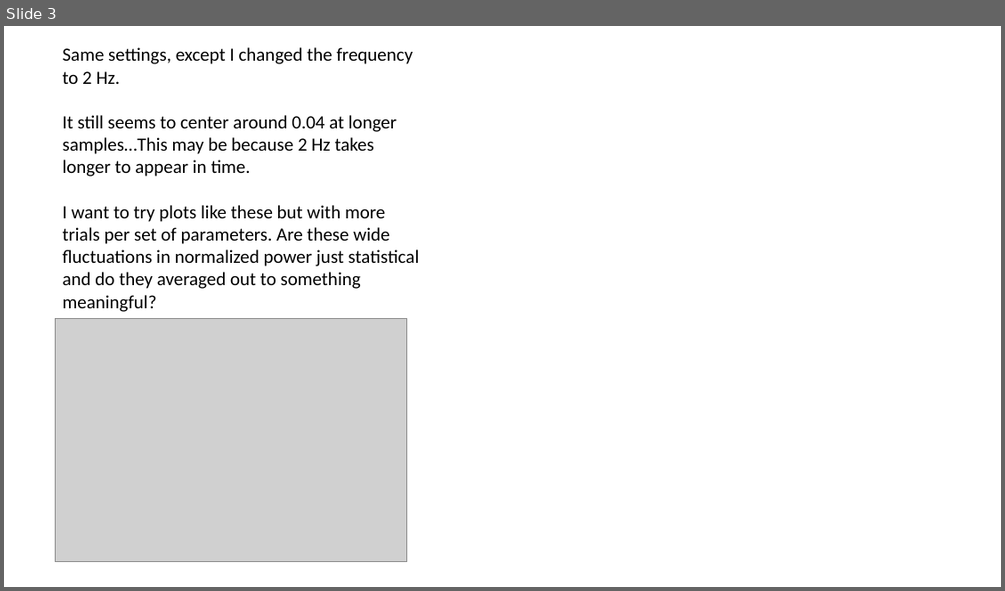
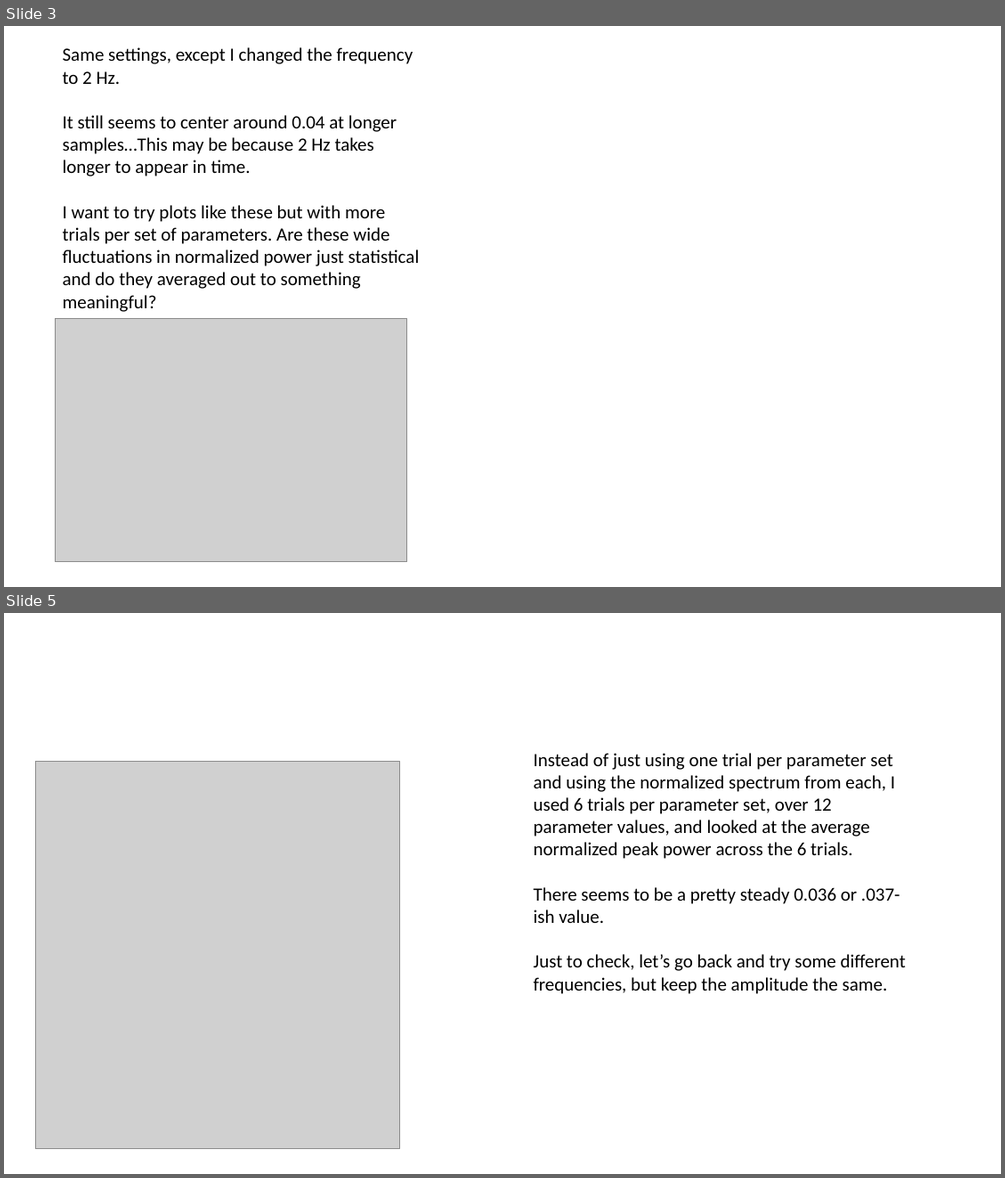
Before and after one commit to garretts-hub/GST_Work, a slide deck: Defining power.pptx. Shown one above the other, each under a label of ours: slide 3 before the commit, slides 3 and 5 after it; the slides between them are not shown. The pictures are 1005x591 and 1005x1178 pixels, drawn with LibreOffice and Linux fonts; fonts in the diff are those of the drawing; grey boxes stand for pictures. Boxes give left, top, right and bottom in pixels: in the first picture for what was removed or moved away, otherwise in the second. Text is boxed around its words. In the diff, an @@ line names an element or a change of style, - is before the commit and + after.

Commit message:
Mathematically relating power and prob

```diff
--- a/Defining power.pptx
+++ b/Defining power.pptx
@@ slide 5 added at bbox=[4, 613, 1001, 1174], background #FFFFFF @@
@@ picture added at bbox=[35, 761, 399, 1149] @@
@@ text added at bbox=[534, 753, 906, 994], 18 pt, text #000000 @@
+Instead of just using one trial per parameter set and using the normalized spectrum from each, I used 6 trials per parameter set, over 12 parameter values, and looked at the average normalized peak power across the 6 trials.
+There seems to be a pretty steady 0.036 or .037-ish value.
+Just to check, let’s go back and try some different frequencies, but keep the amplitude the same.
```
Also in this commit, not shown: 2 slides changed, 9 other slides added, 2 other files.
